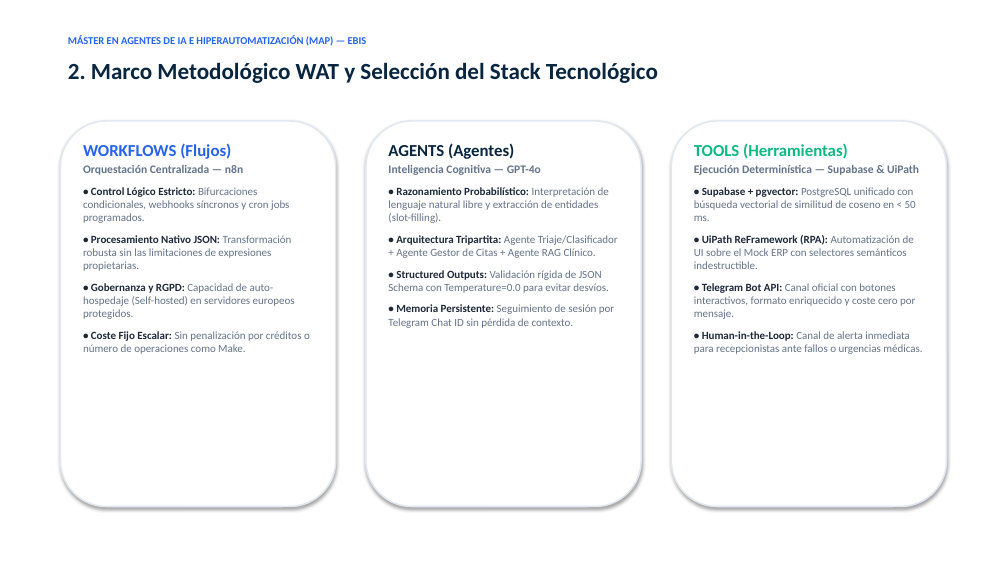
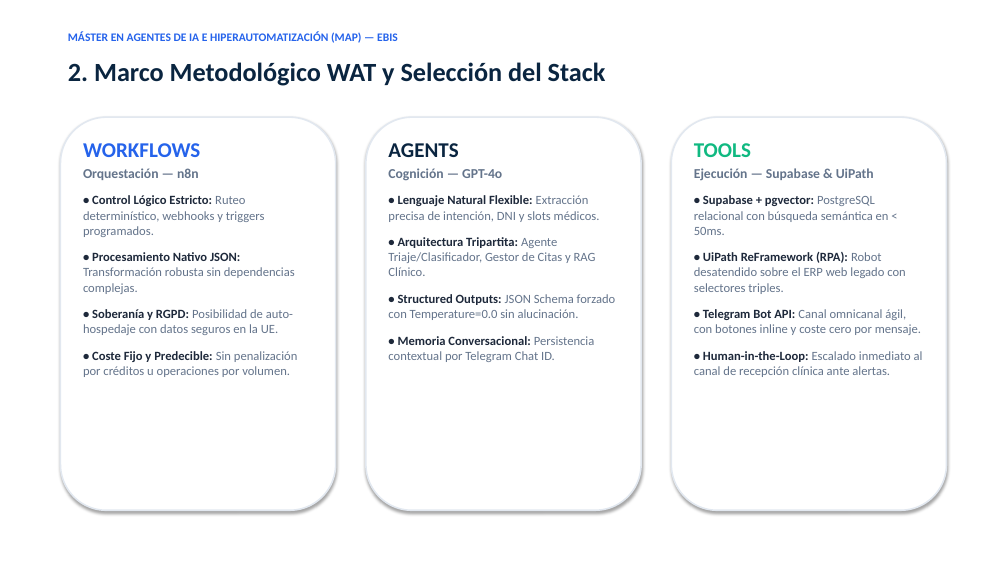
Before and after one commit to sabriesposito/clinica_neclatrony_tfm_ESPOSITO, a slide deck: slide 3 of docs/Defensa_TFM_Clinica_Neclatrony.pptx. Drawn at 1008x567 pixels with LibreOffice and Linux fonts; fonts in the diff are those of the drawing. Boxes give left, top, right and bottom in pixels: in the first picture for what was removed or moved away, otherwise in the second. Text is boxed around its words. In the diff, an @@ line names an element or a change of style, - is before the commit and + after.

```diff
--- a/docs/Defensa_TFM_Clinica_Neclatrony.pptx
+++ b/docs/Defensa_TFM_Clinica_Neclatrony.pptx
@@ text "MÁSTER EN AGENTES DE IA ..." at <box>68,32,398,43</box>: size 10 to 11 pt @@
@@ text at <box>68,62,606,86</box>: text changed; size 22 to 25 pt @@
-2. Marco Metodológico WAT y Selección del Stack Tecnológico
+2. Marco Metodológico WAT y Selección del Stack
@@ rounded rectangle: place and size @@
-rounded rectangle at <box>60,121,336,507</box>
+rounded rectangle at <box>60,117,336,510</box>
@@ rounded rectangle: place and size @@
-rounded rectangle at <box>366,121,641,507</box>
+rounded rectangle at <box>366,117,641,510</box>
@@ rounded rectangle: place and size @@
-rounded rectangle at <box>671,121,947,507</box>
+rounded rectangle at <box>671,117,947,510</box>
@@ text at <box>83,143,298,377</box>: text changed; size 10.5 to 12 pt @@
-WORKFLOWS (Flujos)
-Orquestación Centralizada — n8n
-• Control Lógico Estricto: Bifurcaciones condicionales, webhooks síncronos y cron jobs programados.
-• Procesamiento Nativo JSON: Transformación robusta sin las limitaciones de expresiones propietarias.
-• Gobernanza y RGPD: Capacidad de auto-hospedaje (Self-hosted) en servidores europeos protegidos.
-• Coste Fijo Escalar: Sin penalización por créditos o número de operaciones como Make.
+WORKFLOWS
+Orquestación — n8n
+• Control Lógico Estricto: Ruteo determinístico, webhooks y triggers programados.
+• Procesamiento Nativo JSON: Transformación robusta sin dependencias complejas.
+• Soberanía y RGPD: Posibilidad de auto-hospedaje con datos seguros en la UE.
+• Coste Fijo y Predecible: Sin penalización por créditos u operaciones por volumen.
@@ text at <box>388,143,616,362</box>: text changed; size 10.5 to 12 pt @@
-AGENTS (Agentes)
-Inteligencia Cognitiva — GPT-4o
-• Razonamiento Probabilístico: Interpretación de lenguaje natural libre y extracción de entidades (slot-filling).
-• Arquitectura Tripartita: Agente Triaje/Clasificador + Agente Gestor de Citas + Agente RAG Clínico.
-• Structured Outputs: Validación rígida de JSON Schema con Temperature=0.0 para evitar desvíos.
-• Memoria Persistente: Seguimiento de sesión por Telegram Chat ID sin pérdida de contexto.
+AGENTS
+Cognición — GPT-4o
+• Lenguaje Natural Flexible: Extracción precisa de intención, DNI y slots médicos.
+• Arquitectura Tripartita: Agente Triaje/Clasificador, Gestor de Citas y RAG Clínico.
+• Structured Outputs: JSON Schema forzado con Temperature=0.0 sin alucinación.
+• Memoria Conversacional: Persistencia contextual por Telegram Chat ID.
@@ text at <box>694,143,923,377</box>: text changed; size 10.5 to 12 pt @@
-TOOLS (Herramientas)
-Ejecución Determinística — Supabase & UiPath
-• Supabase + pgvector: PostgreSQL unificado con búsqueda vectorial de similitud de coseno en < 50 ms.
-• UiPath ReFramework (RPA): Automatización de UI sobre el Mock ERP con selectores semánticos indestructible.
-• Telegram Bot API: Canal oficial con botones interactivos, formato enriquecido y coste cero por mensaje.
-• Human-in-the-Loop: Canal de alerta inmediata para recepcionistas ante fallos o urgencias médicas.
+TOOLS
+Ejecución — Supabase & UiPath
+• Supabase + pgvector: PostgreSQL relacional con búsqueda semántica en < 50ms.
+• UiPath ReFramework (RPA): Robot desatendido sobre el ERP web legado con selectores triples.
+• Telegram Bot API: Canal omnicanal ágil, con botones inline y coste cero por mensaje.
+• Human-in-the-Loop: Escalado inmediato al canal de recepción clínica ante alertas.
```
Also in this commit, not shown: 9 other slides changed.
